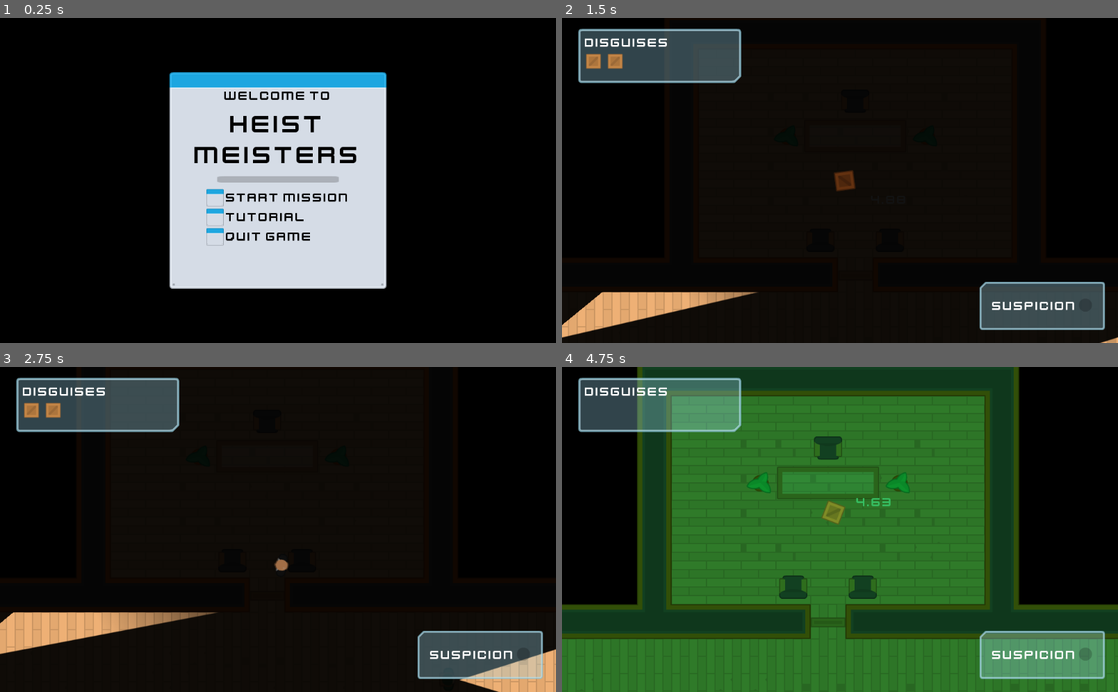
Above: before the commit, frames 1-4 (two rows, left to right).
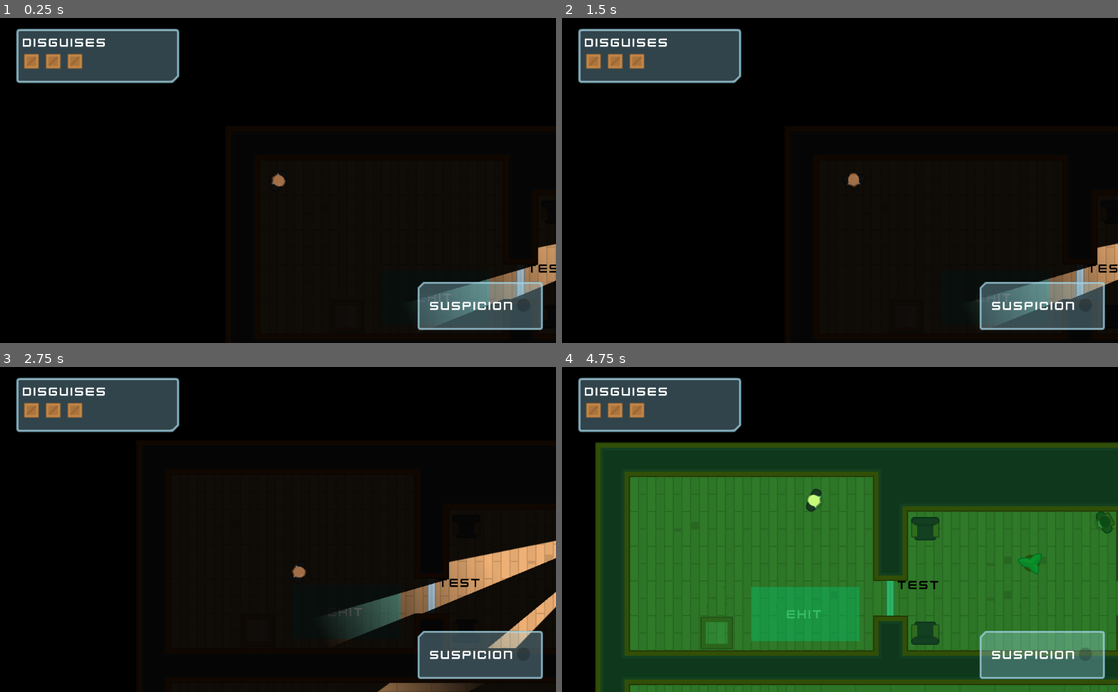
Above: after the commit, the same moments.

Repository: NOTsyrup/Heist_Meisters
Game: Godot game, scene res://Levels/Level1.tscn
The game is run twice, just before and just after one commit, with the same random seed, the same clock (stepped at 60 frames per second) and the same inputs. Before the commit the project starts from res://Levels/Lobby.tscn.
Inputs (mouse positions are in pixels of both pictures, inside the frame that each line leads up to):
- Up to frame 1 (0.25 s): no input
- Up to frame 2 (1.5 s): click (778, 196) at 0.52 s; tap Enter at 1.25 s; move the mouse to (856, 274) at 1.27 s; hold D (move_right) from 1.28 s (still down); tap E (toggle_disguise, bound only before the commit) at 1.35 s; click (856, 274) at 1.42 s
- Up to frame 3 (2.75 s): move the mouse to (166, 545) at 2.02 s; release D (move_right) at 2.03 s; hold S (move_down) from 2.03 s (still down); tap E (toggle_disguise, bound only before the commit) at 2.1 s
- Up to frame 4 (4.75 s): move the mouse to (895, 458) at 2.77 s; release S (move_down) at 2.78 s; hold D (move_right) 2.78-3.53 s; tap Space (toggle_vision_mode) at 2.85 s; tap E (toggle_disguise, bound only before the commit) at 3.05, 3.6, 4.35 s; move the mouse to (812, 594) at 3.52 s; hold W (move_up) 3.53-4.28 s; click (812, 594) at 3.67 s; move the mouse to (1006, 578) at 4.27 s; hold A (move_left) from 4.28 s (still down)

The runs differ from the first frame. In frame 1, 34% of the frame differs, in the area x 2-100%, y 3-97%; in frame 2, 4.4%; in frame 3, 8.7%; in frame 4, 66%, in the area x 0-100%, y 0-100%.
Error in both runs: Invalid get index '0' (on base: 'PoolVector2Array'). (res://NPCs/Guard.gd:24)

Commit message:
FINAL_GAME

Diff:
--- a/Interface/Theme.tres
+++ b/Interface/Theme.tres
@@ -10,6 +10,8 @@
 size = 15
 font_data = ExtResource( 1 )
 
+[sub_resource type="StyleBoxEmpty" id=2]
+
 [sub_resource type="StyleBoxEmpty" id=3]
 
 [sub_resource type="StyleBoxEmpty" id=4]
@@ -20,14 +22,12 @@
 
 [sub_resource type="StyleBoxEmpty" id=7]
 
-[sub_resource type="StyleBoxEmpty" id=8]
-
-[sub_resource type="DynamicFont" id=2]
+[sub_resource type="DynamicFont" id=8]
 size = 24
 font_data = ExtResource( 5 )
 
 [resource]
-default_font = SubResource( 2 )
+default_font = SubResource( 8 )
 Button/colors/font_color = Color( 0, 0, 0, 1 )
 Button/colors/font_color_disabled = Color( 0.9, 0.9, 0.9, 0.2 )
 Button/colors/font_color_hover = Color( 0, 0, 0, 1 )
--- a/project.godot
+++ b/project.godot
@@ -16,17 +16,12 @@
 [application]
 
 config/name="Heist_Meisters"
-run/main_scene="res://Levels/Lobby.tscn"
+run/main_scene="res://Levels/Level1.tscn"
 config/icon="res://icon.png"
 
 [autoload]
 
 CombinationGenerator="*res://Doors/Combination_Generator.gd"
-BackgroundMusic="*res://Music/BackgroundMusic.tscn"
-
-[display]
-
-window/size/fullscreen=true
 
 [global]
 
@@ -59,11 +54,6 @@
 "events": [ Object(InputEventKey,"resource_local_to_scene":false,"resource_name":"","device":0,"alt":false,"shift":false,"control":false,"meta":false,"command":false,"pressed":false,"scancode":32,"unicode":0,"echo":false,"script":null)
  ]
 }
-toggle_disguise={
-"deadzone": 0.5,
-"events": [ Object(InputEventKey,"resource_local_to_scene":false,"resource_name":"","device":0,"alt":false,"shift":false,"control":false,"meta":false,"command":false,"pressed":false,"scancode":69,"unicode":0,"echo":false,"script":null)
- ]
-}
 
 [layer_names]
 
Not shown: 1 places in Interface/Theme.tres that only renumber resources
Not shown, added: FINISHED_GAME/Heist_Meisters.exe
Not shown, added: FINISHED_GAME/Heist_Meisters.pck
